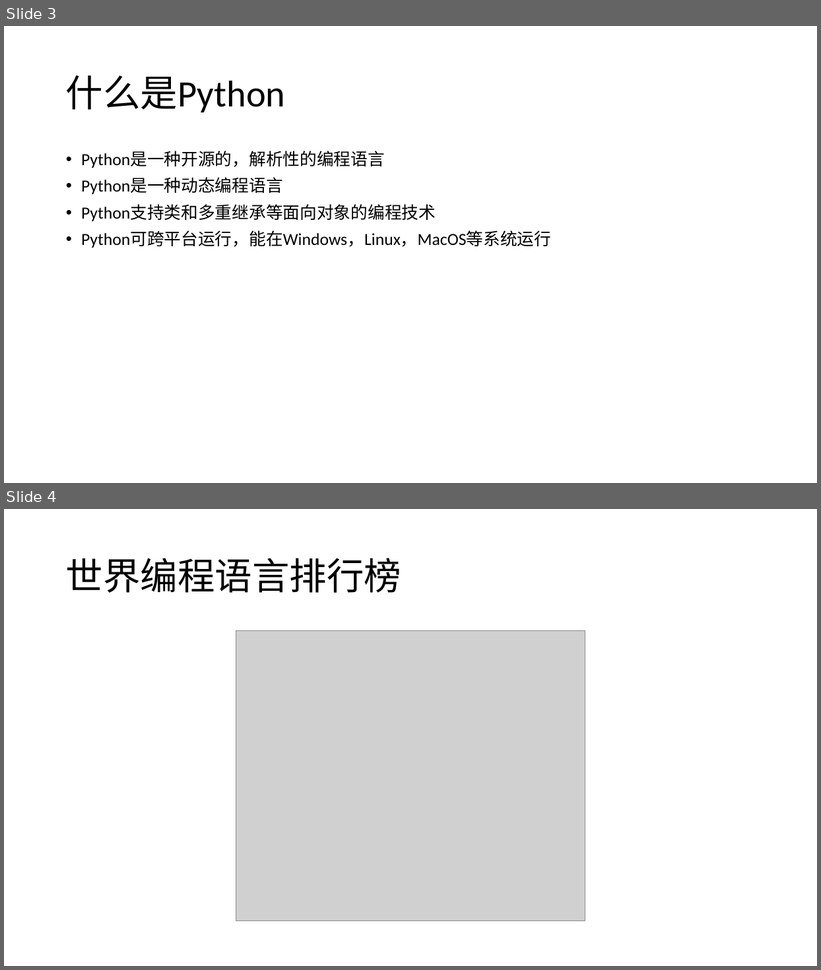
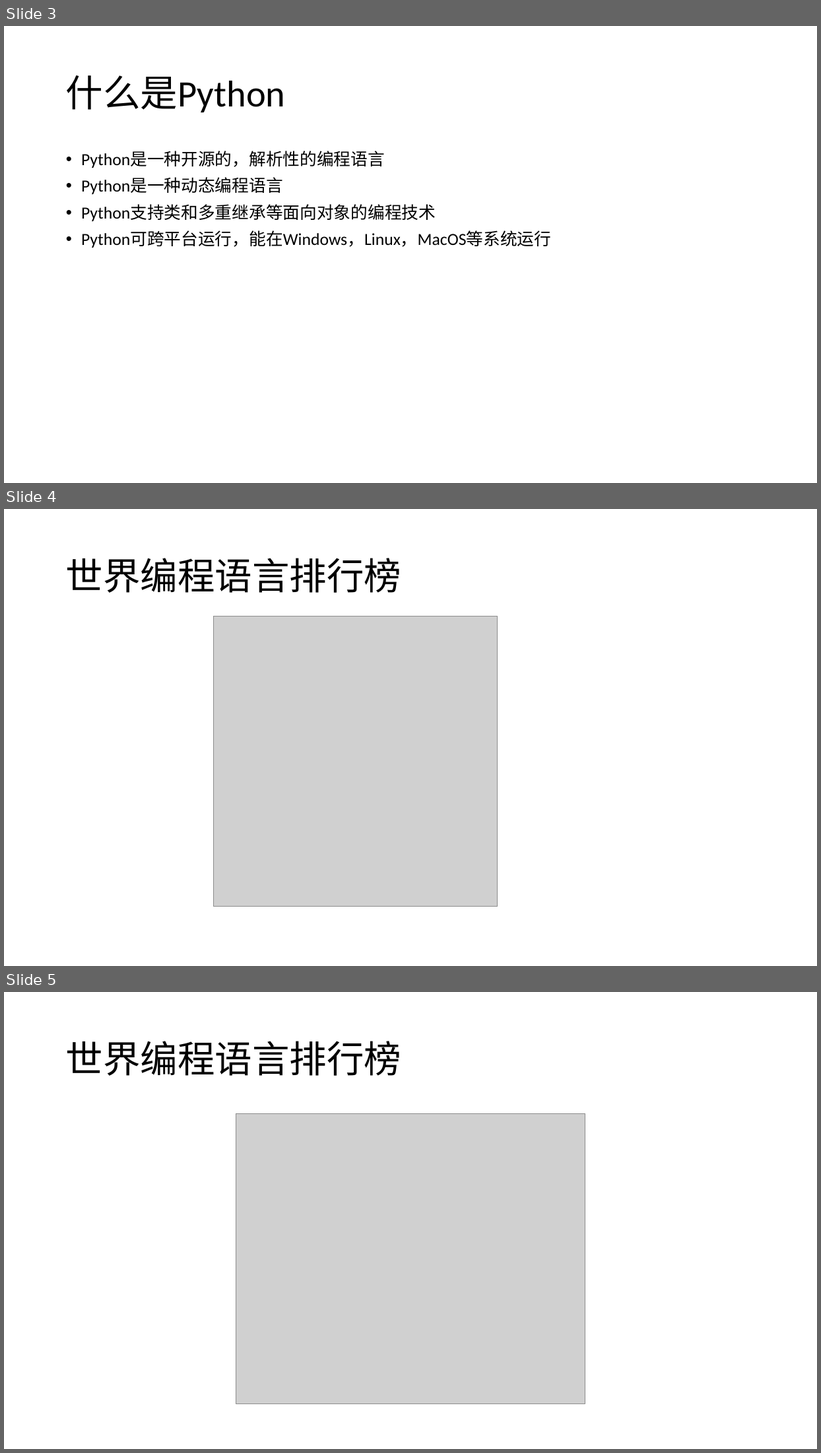
Before and after one commit to gougjp/test_auto, a slide deck: Python和自动化测试.pptx. Shown one above the other, each under a label of ours: slides 3 and 4 before the commit, slides 3, 4 and 5 after it. The pictures are 821x970 and 821x1453 pixels, drawn with LibreOffice and Linux fonts; fonts in the diff are those of the drawing; grey boxes stand for pictures. Boxes give left, top, right and bottom in pixels: in the first picture for what was removed or moved away, otherwise in the second. Text is boxed around its words. In the diff, an @@ line names an element or a change of style, - is before the commit and + after.

```diff
--- a/Python和自动化测试.pptx
+++ b/Python和自动化测试.pptx
@@ slide 4 added at [4,509,817,966], background #FFFFFF @@
@@ title added at [66,558,401,593], 44 pt, text #000000 @@
+世界编程语言排行榜
@@ picture added at [213,617,498,907] @@
@@ what was slide 4 is now slide 5 @@
```
Also in this commit, not shown: 4 slides changed, 6 other slides added.
